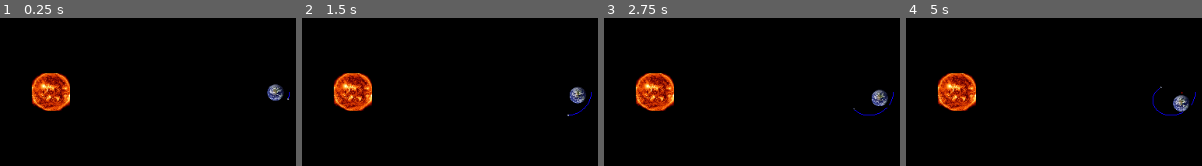
Above: before the commit, frames 1-4 (left to right).
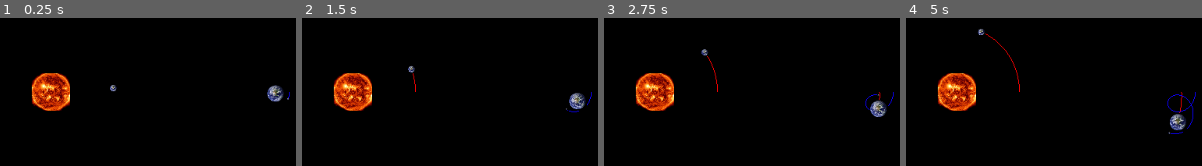
Above: after the commit, the same moments.

Repository: jarkonik/gravity
Game: Godot game, scene res://Main.tscn
Same seed, same stepped clock (60 frames per second), same inputs: the game is played once before the commit and once after it.
Inputs:
- Up to frame 1 (0.25 s): no input
- Up to frame 2 (1.5 s): no input
- Up to frame 3 (2.75 s): no input
- Up to frame 4 (5 s): no input

The runs differ from the first frame. In frame 1, 0.5% of the frame differs, in the area x 37-98%, y 44-57%; in frame 2, 1.0%; in frame 3, 1.3%; in frame 4, 1.8%, in the area x 24-98%, y 7-79%.

Commit message:
quite stable

Diff:
--- a/Main.tscn
+++ b/Main.tscn
@@ -41,7 +41,7 @@
 
 position = Vector2( 1160, 0 )
 scale = Vector2( 0.05, 0.05 )
-velocity = Vector2( 0, 10 )
+velocity = Vector2( 0, 30 )
 mass = 50000
 is_static = false
 gravity_source = true
@@ -62,7 +62,17 @@
 position = Vector2( 10, 0 )
 texture = ExtResource( 3 )
 velocity = Vector2( 0, 0 )
-mass = 16000
+mass = 100000
 is_static = true
 gravity_source = true
 path_color = Color( 1, 0, 0, 1 )
+
+[node name="Mercury" parent="Planets" index="3" instance=ExtResource( 2 )]
+
+position = Vector2( 330, 0 )
+scale = Vector2( 0.02, 0.02 )
+velocity = Vector2( 0, -80 )
+mass = 2000
+is_static = false
+gravity_source = true
+path_color = Color( 1, 0, 0, 1 )
--- a/Planet.tscn
+++ b/Planet.tscn
@@ -2,7 +2,6 @@
 
 [ext_resource path="res://planet-earth-1401465729mTH.jpg" type="Texture" id=1]
 [ext_resource path="res://Planet.gd" type="Script" id=2]
-
 
 [node name="Sprite2" type="Sprite"]
 
@@ -11,4 +10,8 @@
 texture = ExtResource( 1 )
 script = ExtResource( 2 )
 _sections_unfolded = [ "Transform", "Z Index" ]
+velocity = Vector2( 0, 0 )
 mass = 1
+is_static = false
+gravity_source = true
+path_color = Color( 1, 0, 0, 1 )
